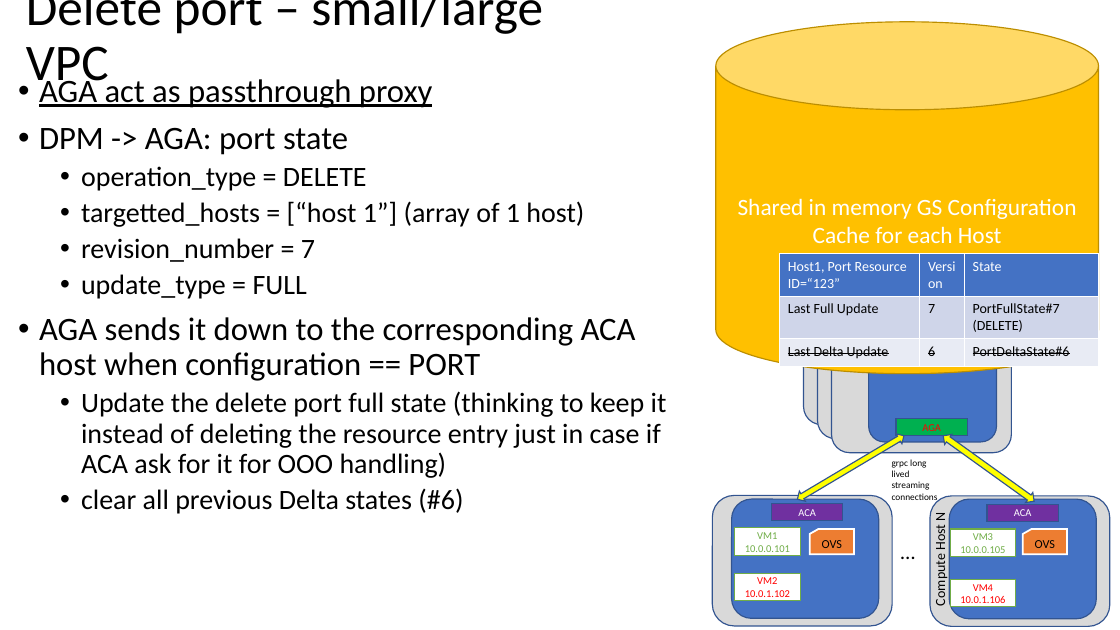
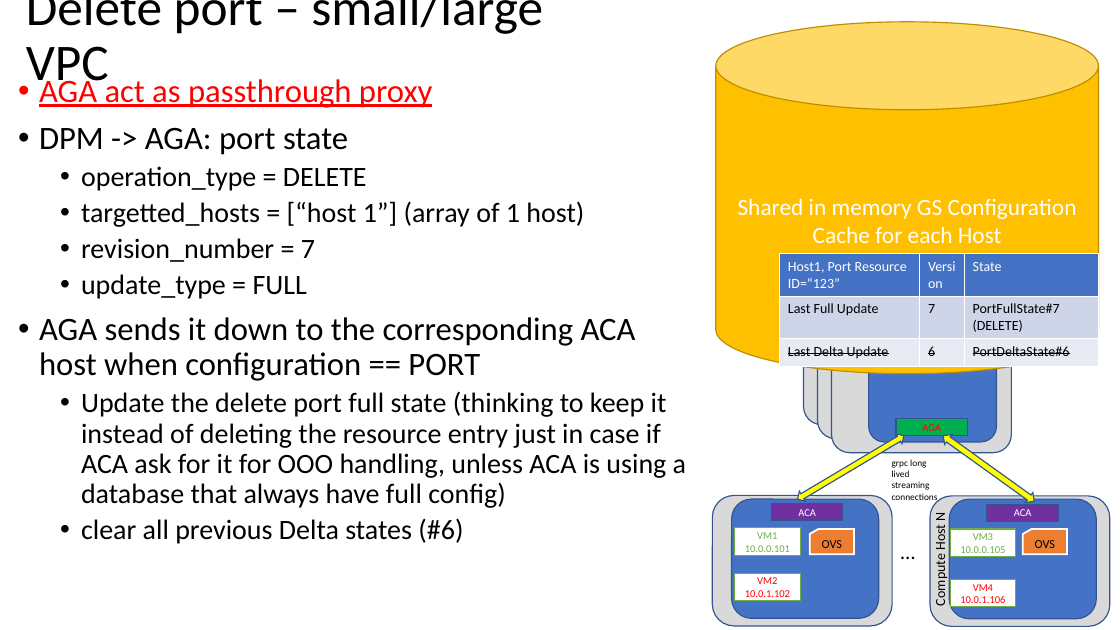
Before and after one commit to futurewei-cloud/alcor, a slide deck: slide 6 of docs/modules/ROOT/pages/high_level/AGA_design.pptx. Drawn at 1120x630 pixels with LibreOffice and Linux fonts; fonts in the diff are those of the drawing. Boxes give left, top, right and bottom in pixels: in the first picture for what was removed or moved away, otherwise in the second. Text is boxed around its words. In the diff, an @@ line names an element or a change of style, - is before the commit and + after.

```diff
--- a/docs/modules/ROOT/pages/high_level/AGA_design.pptx
+++ b/docs/modules/ROOT/pages/high_level/AGA_design.pptx
@@ text at [39, 75, 432, 108]: text colour #000000 to #FF0000 in "AGA act as passthrough proxy" @@
@@ text at [81, 391, 686, 508]: text changed @@
-  • Update the delete port full state (thinking to keep it instead of deleting the resource entry just in case if ACA ask for it for OOO handling)
+  • Update the delete port full state (thinking to keep it instead of deleting the resource entry just in case if ACA ask for it for OOO handling, unless ACA is using a database that always have full config)
```
Also in this commit, not shown: 17 other slides changed.
